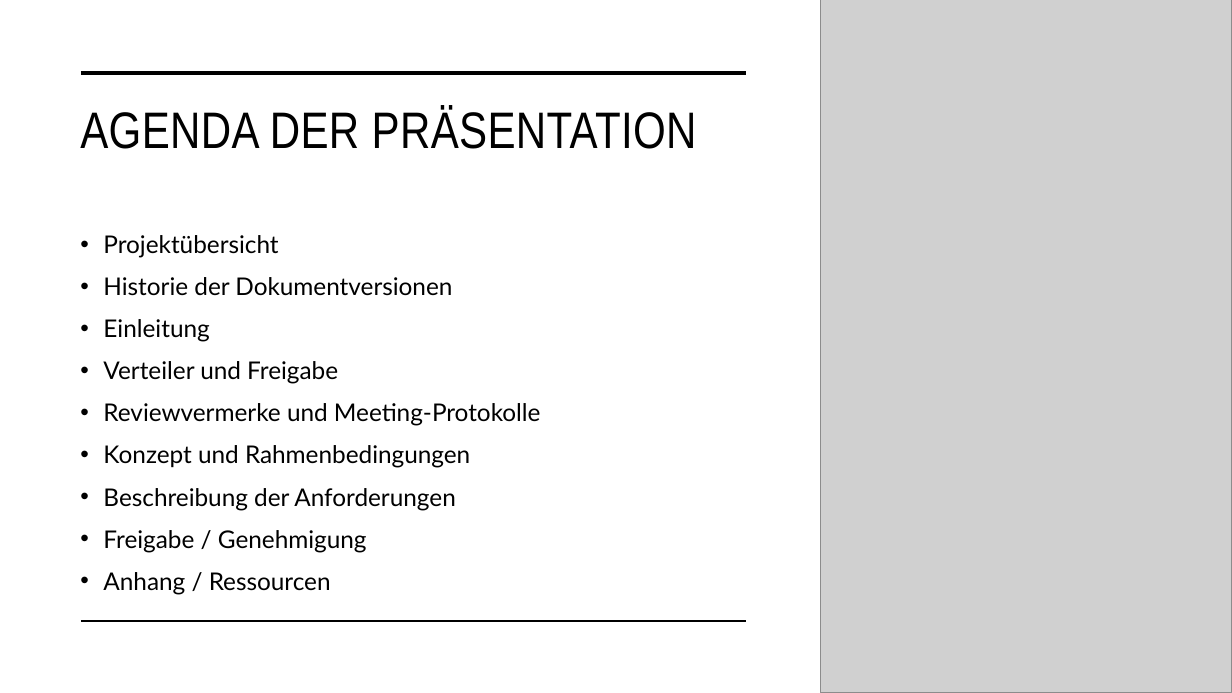
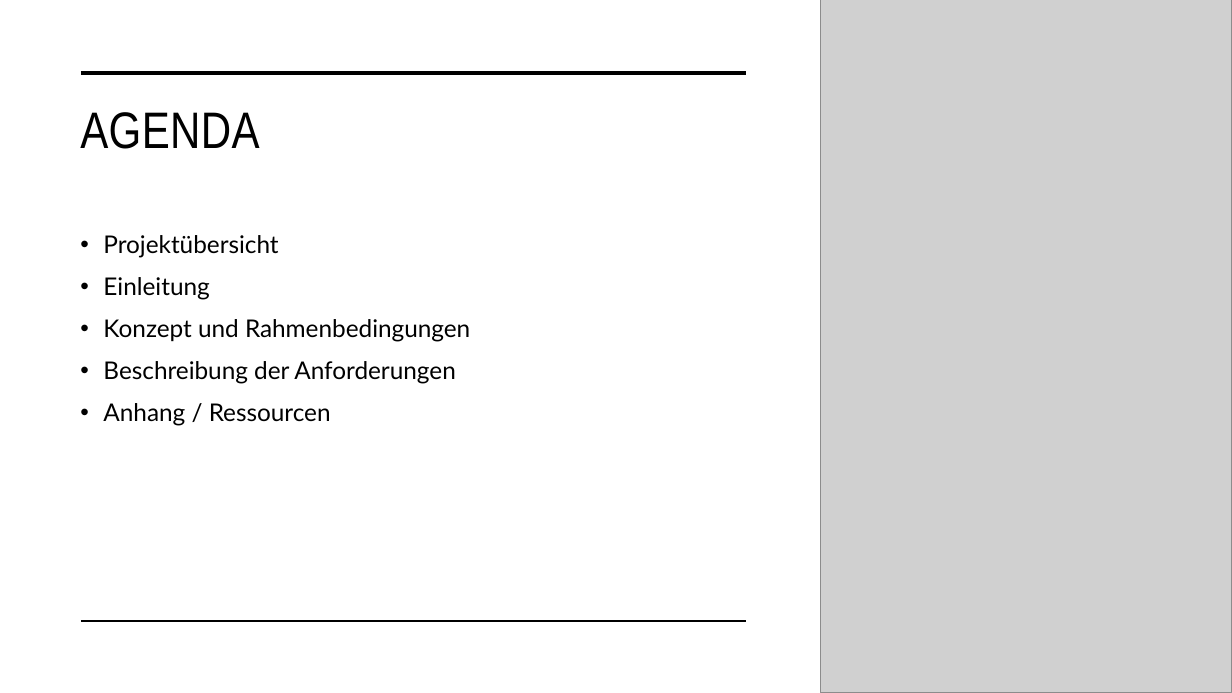
Before and after one commit to mthitservice/202512, a slide deck: slide 2 of Einzelaufgabe/TimeKeeper.pptx. Drawn at 1232x693 pixels with LibreOffice and Linux fonts; fonts in the diff are those of the drawing; grey boxes stand for pictures. Boxes give left, top, right and bottom in pixels: in the first picture for what was removed or moved away, otherwise in the second. Text is boxed around its words. In the diff, an @@ line names an element or a change of style, - is before the commit and + after.

```diff
--- a/Einzelaufgabe/TimeKeeper.pptx
+++ b/Einzelaufgabe/TimeKeeper.pptx
@@ title at box(80, 112, 259, 149): text changed @@
-AGENDA DER PRÄSENTATION
+AGENDA
@@ text at box(103, 277, 452, 296): paragraph removed @@
-• Historie der Dokumentversionen
@@ text at box(103, 361, 541, 426): paragraphs removed @@
-• Verteiler und Freigabe
-• Reviewvermerke und Meeting-Protokolle
@@ text at box(103, 530, 367, 553): paragraph removed @@
-• Freigabe / Genehmigung
```
Also in this commit, not shown: 2 other slides changed, 6 slides removed.
